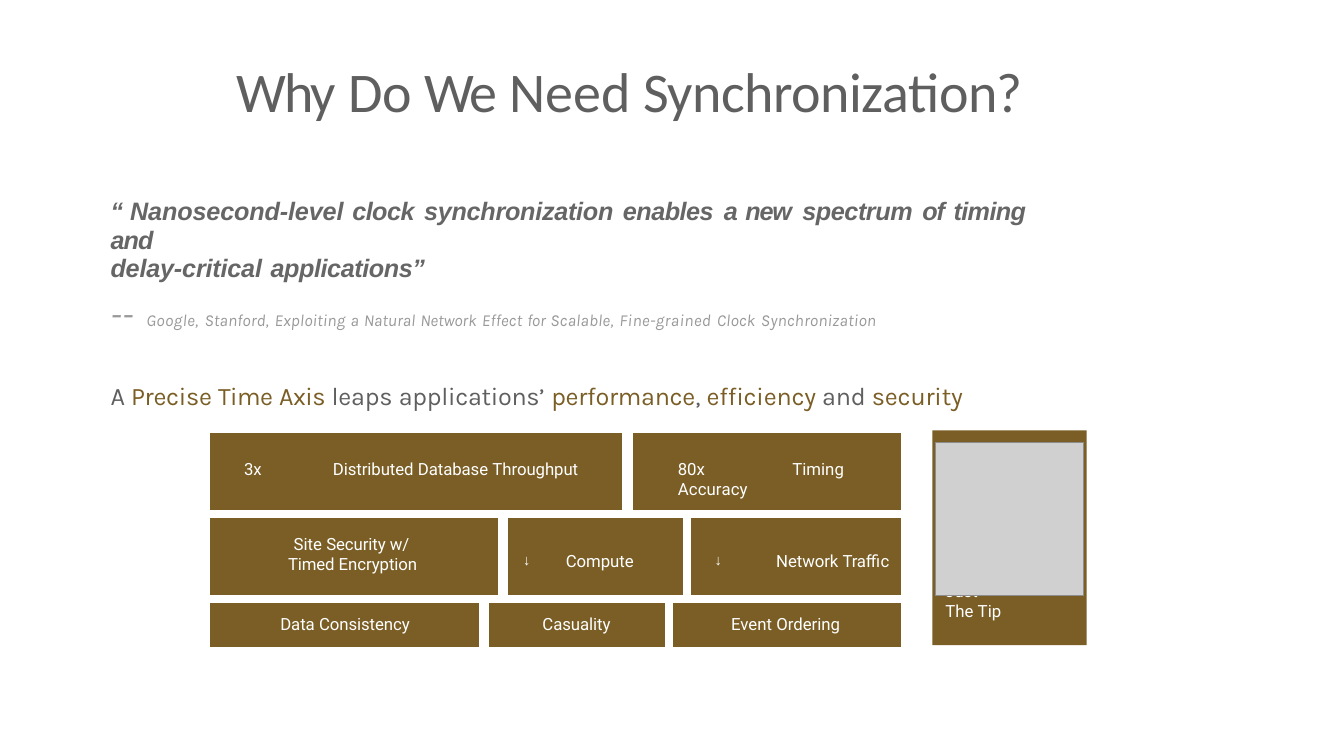
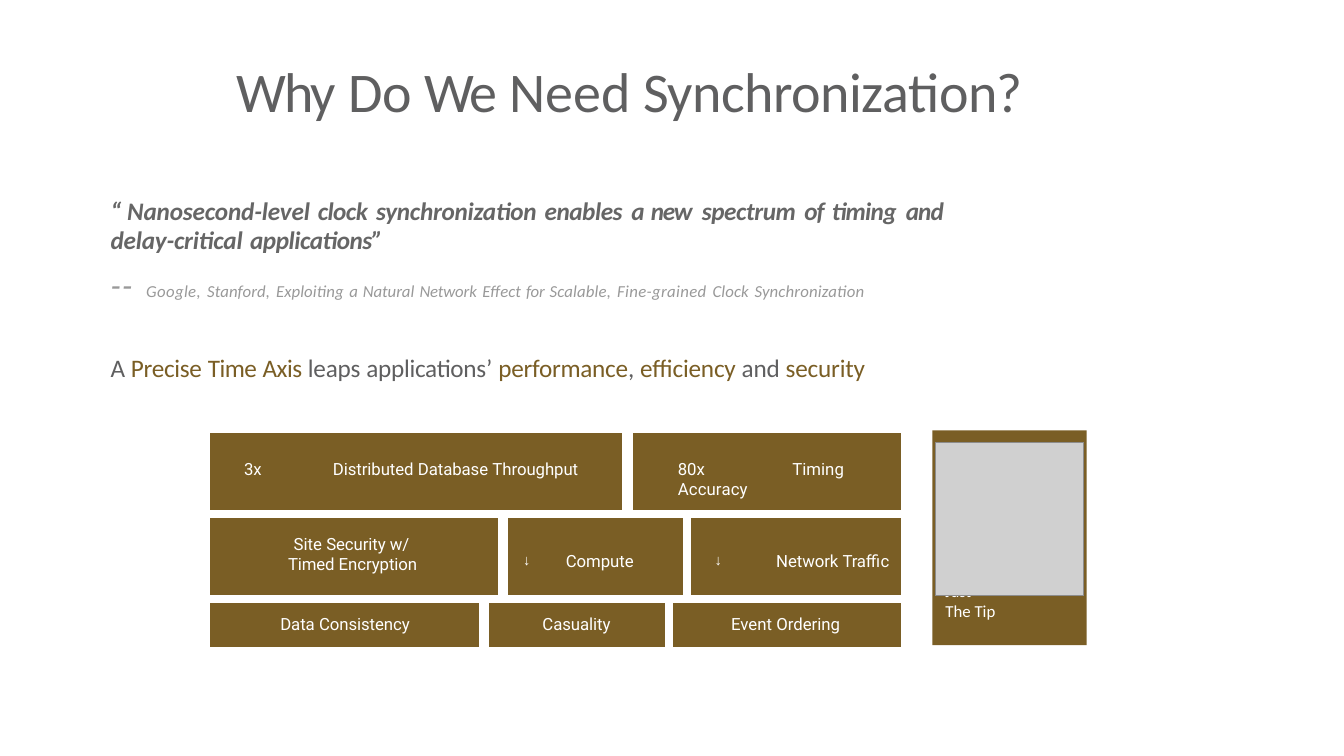
Before and after one commit to SiwaNetwork/QUANTUM, a slide deck: slide 2 of Time-Card/ДОКУМЕНТЫ/МАТЕРИАЛ СТАТЬИ/End User Synchronization.pptx. Drawn at 1344x756 pixels with LibreOffice and Linux fonts; fonts in the diff are those of the drawing; grey boxes stand for pictures. Boxes give left, top, right and bottom in pixels: in the first picture for what was removed or moved away, otherwise in the second. Text is boxed around its words. In the diff, an @@ line names an element or a change of style, - is before the commit and + after.

```diff
--- a/Time-Card/ДОКУМЕНТЫ/МАТЕРИАЛ СТАТЬИ/End User Synchronization.pptx
+++ b/Time-Card/ДОКУМЕНТЫ/МАТЕРИАЛ СТАТЬИ/End User Synchronization.pptx
@@ text "“ Nanosecond-level clock synchronization enables ..." at box(111, 202, 944, 381): font Arial to Calibri in "“ Nanosecond-level clock synchronization enables a new ...", "delay-critical applications”"; font Karla to Calibri in "-- Google, Stanford, Exploiting a Natural Network ...", "A Precise Time Axis leaps applications’ performance, ..." @@
@@ text "Just The Tip" at box(945, 595, 996, 620): font Roboto to Calibri @@
```
Also in this commit, not shown: 7 other slides changed, 1 slide removed, 5 other files.
